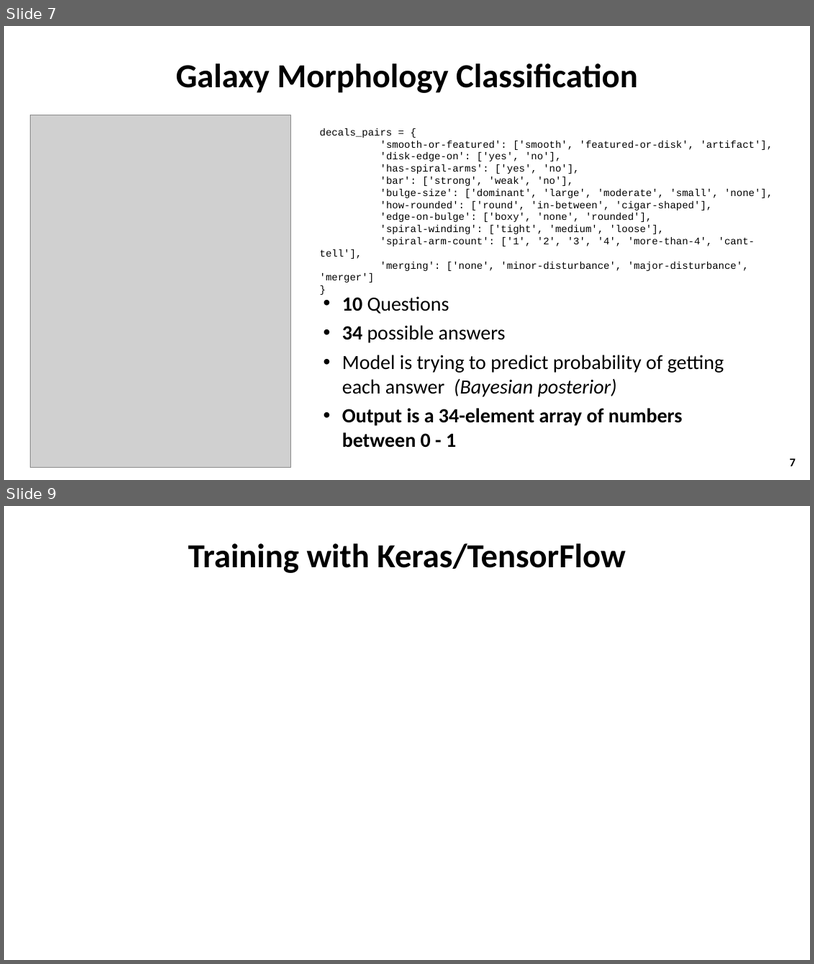
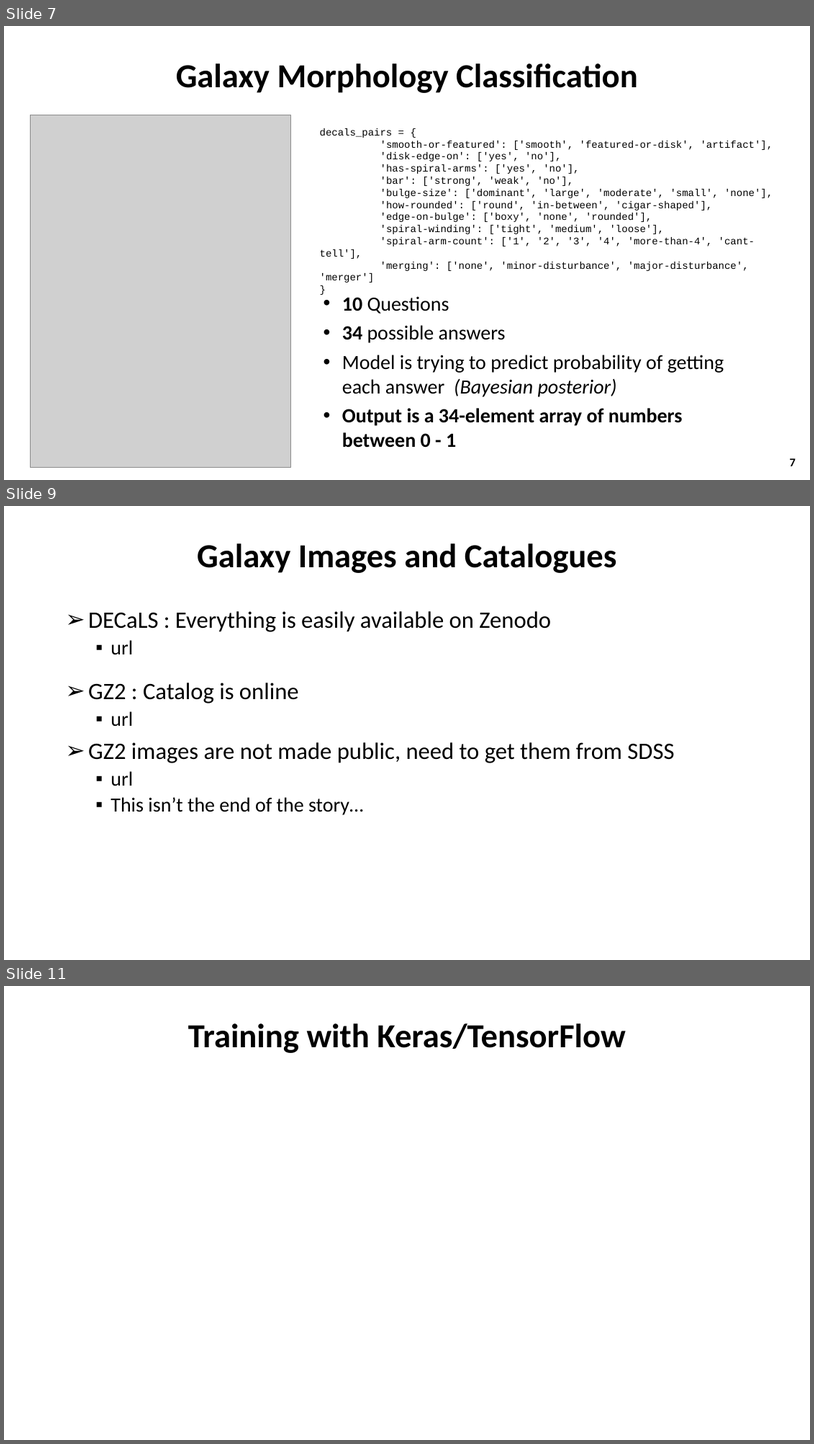
Before and after one commit to colinleach/proj502, a slide deck: project_report/Colin Leach project for ASTR 502.pptx. Shown one above the other, each under a label of ours: slides 7 and 9 before the commit, slides 7, 9 and 11 after it; the slides between them are not shown. The pictures are 814x964 and 814x1444 pixels, drawn with LibreOffice and Linux fonts; fonts in the diff are those of the drawing; grey boxes stand for pictures. Boxes give left, top, right and bottom in pixels: in the first picture for what was removed or moved away, otherwise in the second. Text is boxed around its words. In the diff, an @@ line names an element or a change of style, - is before the commit and + after.

```diff
--- a/project_report/Colin Leach project for ASTR 502.pptx
+++ b/project_report/Colin Leach project for ASTR 502.pptx
@@ slide 9 added at [4, 506, 810, 960], background #FFFFFF @@
@@ title added at [197, 543, 617, 573], 40 pt, text #000000, bold @@
+Galaxy Images and Catalogues
@@ text added at [88, 611, 674, 815], 28 pt, text #000000 @@
+➢ DECaLS : Everything is easily available on Zenodo
+  ▪ url
+➢ GZ2 : Catalog is online
+  ▪ url
+➢ GZ2 images are not made public, need to get them from SDSS
+  ▪ url
+  ▪ This isn’t the end of the story…
@@ what was slide 9 is now slide 11 @@
```
Also in this commit, not shown: 3 slides changed, 3 other slides added, 3 other files.
